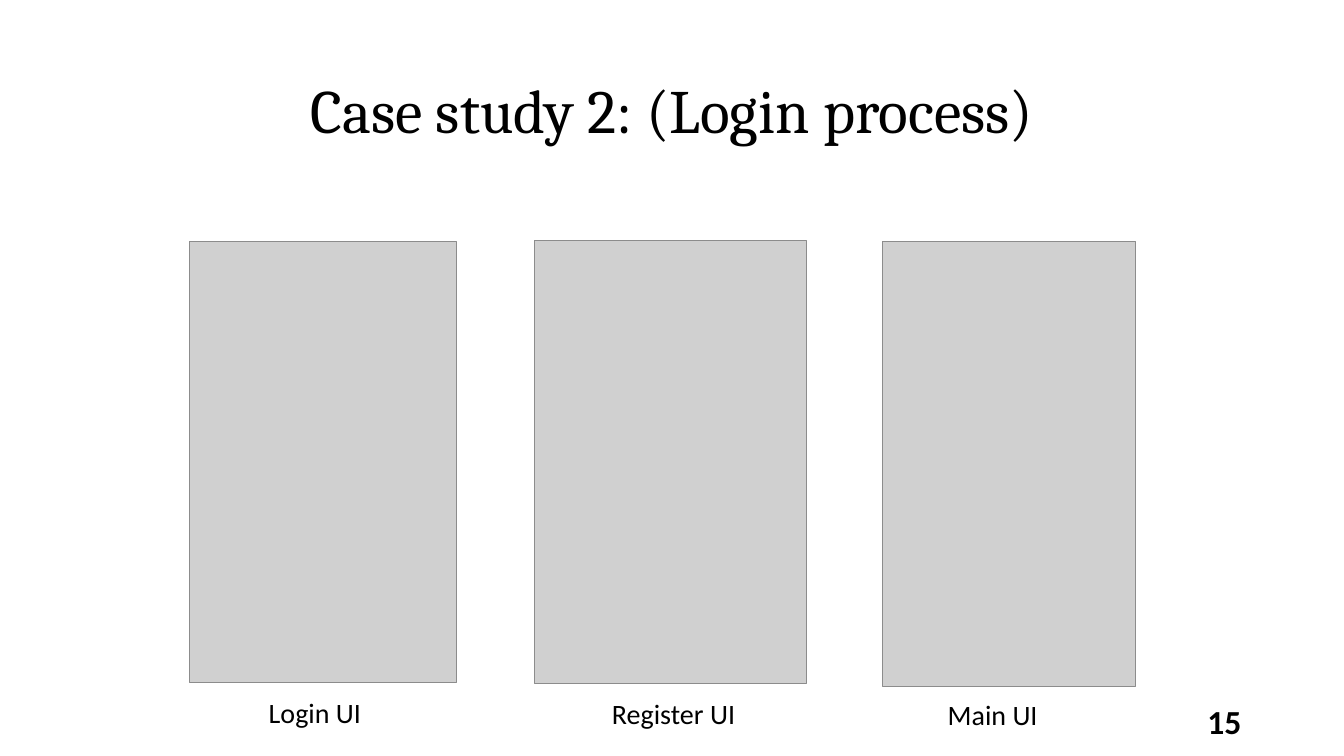
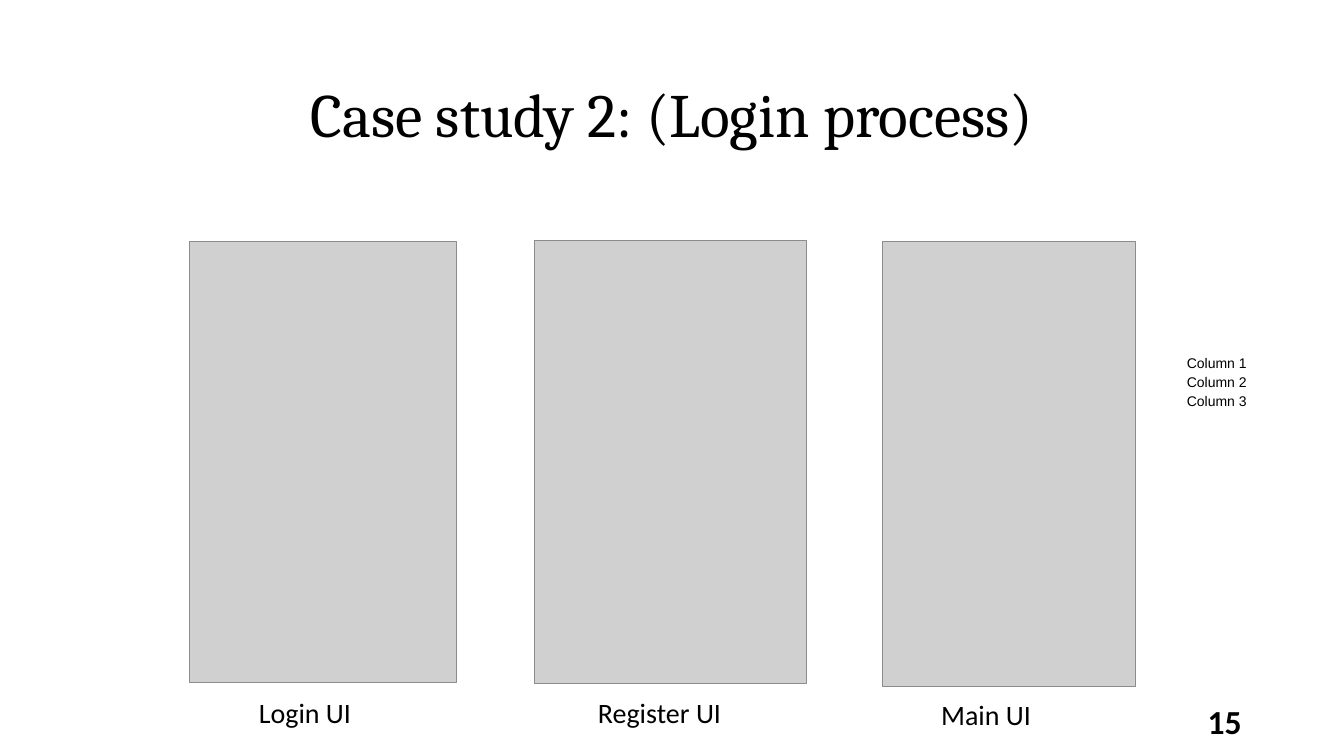
Before and after one commit to varanee/Course, a slide deck: slide 15 of Mobile_App_Dev/Week5/Lec5.pptx. Drawn at 1344x756 pixels with LibreOffice and Linux fonts; fonts in the diff are those of the drawing; grey boxes stand for pictures. Boxes give left, top, right and bottom in pixels: in the first picture for what was removed or moved away, otherwise in the second. Text is boxed around its words. In the diff, an @@ line names an element or a change of style, - is before the commit and + after.

```diff
--- a/Mobile_App_Dev/Week5/Lec5.pptx
+++ b/Mobile_App_Dev/Week5/Lec5.pptx
@@ text "Case study 2: (Login process)" at (x1=310, y1=93, x2=1033, y2=151): line spacing 0.9 to 1 @@
@@ text added at (x1=1187, y1=358, x2=1247, y2=368), 10 pt, text #000000 @@
+Column 1
@@ text added at (x1=1187, y1=377, x2=1247, y2=387), 10 pt, text #000000 @@
+Column 2
@@ text added at (x1=1187, y1=396, x2=1247, y2=406), 10 pt, text #000000 @@
+Column 3
@@ text "Login UI" moved from (x1=269, y1=703, x2=361, y2=728) to (x1=259, y1=703, x2=351, y2=728) @@
@@ text "Register UI" moved from (x1=612, y1=704, x2=735, y2=729) to (x1=598, y1=703, x2=721, y2=728) @@
@@ text "Main UI" moved from (x1=948, y1=705, x2=1038, y2=726) to (x1=941, y1=705, x2=1031, y2=726) @@
```
Also in this commit, not shown: 18 other slides changed, 52 other files.
